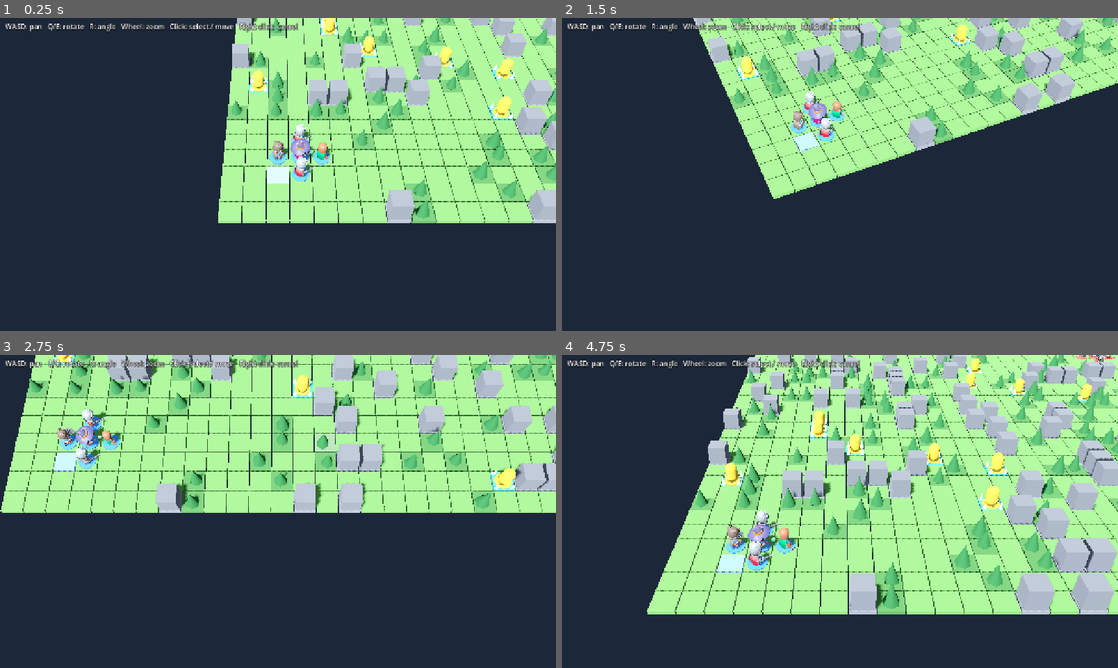
Above: before the commit, frames 1-4 (two rows, left to right).
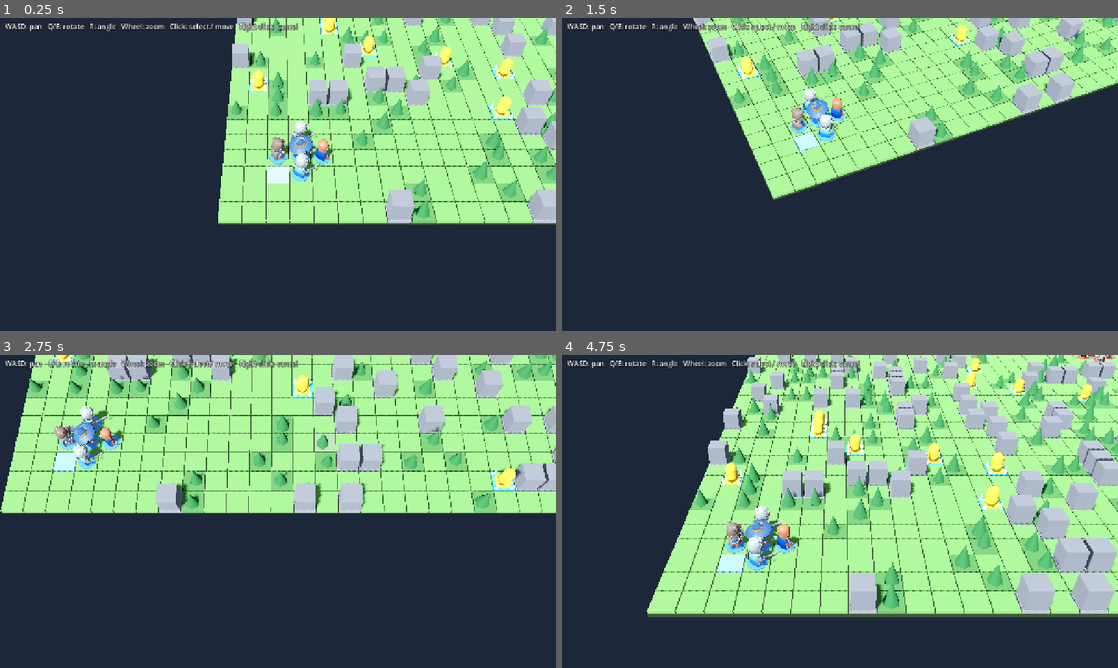
Above: after the commit, the same moments.

Repository: mattyan1053/pj-legion
Game: Godot game, scene res://prototype/board_prototype.tscn
The game is run twice, just before and just after one commit, with the same random seed, the same clock (stepped at 60 frames per second) and the same inputs.
Inputs (mouse positions are in pixels of both pictures, inside the frame that each line leads up to):
- Up to frame 1 (0.25 s): no input
- Up to frame 2 (1.5 s): tap Enter at 0.5 s; move the mouse to (962, 158) at 0.52 s; hold D 0.53-1.28 s; tap Q at 0.6 s; click (962, 158) at 0.67 s; move the mouse to (728, 190) at 1.27 s; hold S from 1.28 s (still down); tap E at 1.35 s
- Up to frame 3 (2.75 s): move the mouse to (333, 442) at 2.02 s; release S at 2.03 s; hold D from 2.03 s (still down); tap R at 2.1 s
- Up to frame 4 (4.75 s): move the mouse to (812, 574) at 2.77 s; release D at 2.78 s; hold W 2.78-3.53 s; tap Q at 2.85 s; click (812, 574) at 2.92 s; move the mouse to (1006, 558) at 3.52 s; hold A from 3.53 s (still down); tap E at 3.6 s; move the mouse to (673, 464) at 4.27 s; tap R at 4.35 s

The runs differ from the first frame. In frame 1, 1.4% of the frame differs, in the area x 39-100%, y 0-66%; in frame 2, 1.1%; in frame 3, 1.4%; in frame 4, 2.3%, in the area x 15-100%, y 0-84%.

Commit message:
:lipstick: Tint unit accents with team colors and enlarge units
- Recolor each character's accent swatches (cape, hat, etc.) to the team color at load time
- Scale units up so they read at the default camera distance
- Lay a dark slab under the board so tile gaps no longer show the background
- Commit the import files Godot generates for the KayKit models

Co-Authored-By: Claude Opus 5.5 <noreply@anthropic.com>
Claude-Session: https://claude.ai/code/session_019skPmzZWgiDZPom3ykoMzp

Diff:
--- a/prototype/board_prototype.gd
+++ b/prototype/board_prototype.gd
@@ -23,6 +23,7 @@
 const OCCLUDER_FADE := 0.75
 const OCCLUDER_FADE_SPEED := 5.0
 
+const COLOR_UNDERSIDE := Color("26331f")
 const COLOR_NORMAL := Color("5f9f4e")
 const COLOR_FOREST := Color("457a40")
 const COLOR_OBSTACLE_GROUND := Color("767b84")
@@ -127,6 +128,11 @@
 	crystal_material.emission = COLOR_CRYSTAL
 	crystal_material.emission_energy_multiplier = 1.5
 
+	# マスの隙間から背景が透けて黒い線に見えないよう、盤面の下に板を敷く。
+	var underside_mesh := BoxMesh.new()
+	underside_mesh.size = Vector3(MAP_SIZE.x, 0.1, MAP_SIZE.y)
+	_add_mesh(underside_mesh, _material(COLOR_UNDERSIDE), Vector3(MAP_SIZE.x / 2.0, -0.2, MAP_SIZE.y / 2.0))
+
 	for y in MAP_SIZE.y:
 		for x in MAP_SIZE.x:
 			var cell := Vector2i(x, y)
--- a/prototype/unit_view.gd
+++ b/prototype/unit_view.gd
@@ -2,33 +2,42 @@
 ## 駒 1 体の見た目。
 ##
 ## KayKit のキャラクターは、持ちうる武器や盾がすべて付いた状態で入っているので、
-## 種類ごとに使わないものを隠す。足元の円盤が陣営の色。
+## 種類ごとに使わないものを隠す。陣営の色は、足元の円盤と、服の差し色（マント・帽子など）で出す。
 
-const MODEL_SCALE := 0.42
+const MODEL_SCALE := 0.5
 const BLEND_TIME := 0.15
+## テクスチャは 128 x 256 の色見本を並べたもの。"accent" に挙げた見本（列, 行）を陣営の色に塗り替える。
+const SWATCH_SIZE := Vector2i(128, 256)
 
 const KINDS := {
 	"knight": {
 		"scene": "res://assets/kaykit/adventurers/Knight.glb",
 		"hide": ["1H_Sword_Offhand", "Rectangle_Shield", "Round_Shield", "Spike_Shield", "2H_Sword"],
 		"idle": "Idle",
+		"accent": [Vector2i(0, 1), Vector2i(2, 2)],
 	},
 	"barbarian": {
 		"scene": "res://assets/kaykit/adventurers/Barbarian.glb",
 		"hide": ["1H_Axe_Offhand", "Barbarian_Round_Shield", "1H_Axe", "Mug"],
 		"idle": "2H_Melee_Idle",
+		"accent": [Vector2i(0, 1), Vector2i(1, 1), Vector2i(2, 2)],
 	},
 	"mage": {
 		"scene": "res://assets/kaykit/adventurers/Mage.glb",
 		"hide": ["Spellbook", "Spellbook_open", "1H_Wand"],
 		"idle": "Idle",
+		"accent": [Vector2i(0, 1), Vector2i(1, 1), Vector2i(7, 1), Vector2i(2, 1), Vector2i(1, 2)],
 	},
 	"rogue": {
 		"scene": "res://assets/kaykit/adventurers/Rogue.glb",
 		"hide": ["Knife_Offhand", "1H_Crossbow", "Knife", "Throwable"],
 		"idle": "Idle",
+		"accent": [Vector2i(0, 1), Vector2i(1, 1), Vector2i(1, 2)],
 	},
 }
+
+## 塗り替えたマテリアルの使い回し（"種類:色" -> StandardMaterial3D）。
+static var _team_materials := {}
 
 var _player: AnimationPlayer
 var _idle: StringName = &"Idle"
@@ -38,7 +47,7 @@
 func setup(kind: String, team_color: Color) -> void:
 	_add_base(team_color)
 	if KINDS.has(kind):
-		_add_model(KINDS[kind])
+		_add_model(kind, team_color)
 	else:
 		_add_placeholder(team_color)
 	play_idle()
@@ -77,11 +86,18 @@
 	add_child(base)
 
 
-func _add_model(kind: Dictionary) -> void:
+func _add_model(kind_name: String, team_color: Color) -> void:
+	var kind: Dictionary = KINDS[kind_name]
 	var scene: PackedScene = load(kind["scene"])
 	var model: Node3D = scene.instantiate()
 	model.scale = Vector3.ONE * MODEL_SCALE
 	add_child(model)
+
+	var material: Material = null
+	for mesh: MeshInstance3D in model.find_children("*", "MeshInstance3D", true, false):
+		if material == null:
+			material = _team_material(kind_name, mesh.mesh.surface_get_material(0), team_color)
+		mesh.material_override = material
 
 	for node_name: String in kind["hide"]:
 		var part := model.find_child(node_name, true, false) as Node3D
@@ -90,6 +106,34 @@
 
 	_idle = kind["idle"]
 	_player = model.find_child("AnimationPlayer", true, false) as AnimationPlayer
+
+
+## キャラクターのマテリアルを、差し色だけ陣営の色にしたものに差し替える。
+## 明るさの濃淡は元のまま残し、色相と彩度だけを変える。
+func _team_material(kind_name: String, source: Material, team_color: Color) -> Material:
+	var key := "%s:%s" % [kind_name, team_color.to_html()]
+	if _team_materials.has(key):
+		return _team_materials[key]
+
+	var material := source.duplicate() as StandardMaterial3D
+	var image := material.albedo_texture.get_image()
+	if image.is_compressed():
+		image.decompress()
+	image.clear_mipmaps()
+	image.convert(Image.FORMAT_RGBA8)
+
+	for swatch: Vector2i in KINDS[kind_name]["accent"]:
+		var origin := swatch * SWATCH_SIZE
+		for y in SWATCH_SIZE.y:
+			for x in SWATCH_SIZE.x:
+				var c := image.get_pixel(origin.x + x, origin.y + y)
+				c = Color.from_hsv(team_color.h, maxf(c.s, team_color.s * 0.8), c.v, c.a)
+				image.set_pixel(origin.x + x, origin.y + y, c)
+
+	image.generate_mipmaps()
+	material.albedo_texture = ImageTexture.create_from_image(image)
+	_team_materials[key] = material
+	return material
 
 
 func _add_placeholder(team_color: Color) -> void:
Not shown, added: assets/kaykit/adventurers/Barbarian.glb.import
Binary file added: assets/kaykit/adventurers/Barbarian_barbarian_texture.png
Not shown, added: assets/kaykit/adventurers/Barbarian_barbarian_texture.png.import
Not shown, added: assets/kaykit/adventurers/Knight.glb.import
Binary file added: assets/kaykit/adventurers/Knight_knight_texture.png
Not shown, added: assets/kaykit/adventurers/Knight_knight_texture.png.import
Not shown, added: assets/kaykit/adventurers/Mage.glb.import
Binary file added: assets/kaykit/adventurers/Mage_mage_texture.png
Not shown, added: assets/kaykit/adventurers/Mage_mage_texture.png.import
Not shown, added: assets/kaykit/adventurers/Rogue.glb.import
Binary file added: assets/kaykit/adventurers/Rogue_rogue_texture.png
Not shown, added: assets/kaykit/adventurers/Rogue_rogue_texture.png.import
(and 3 more such lines)
